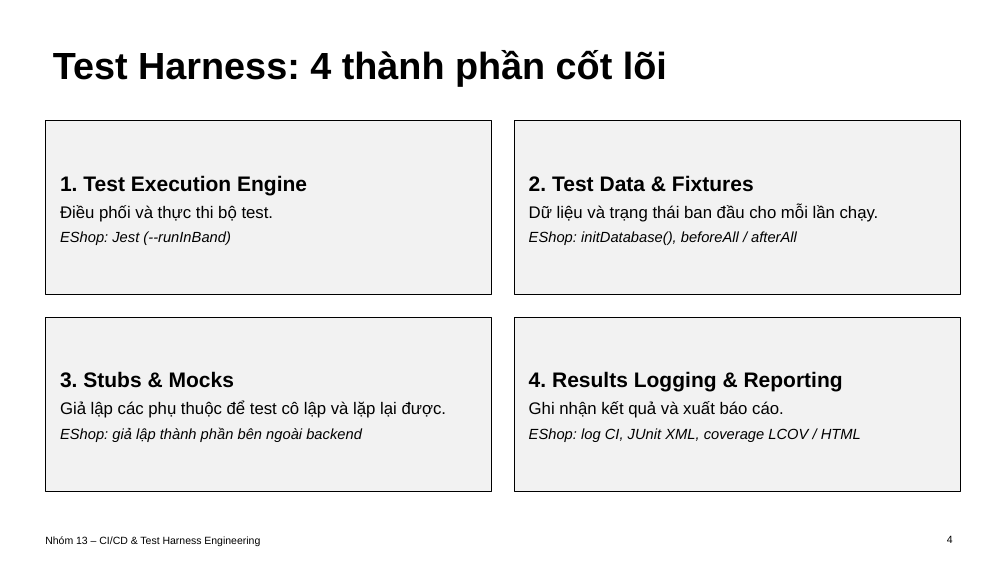
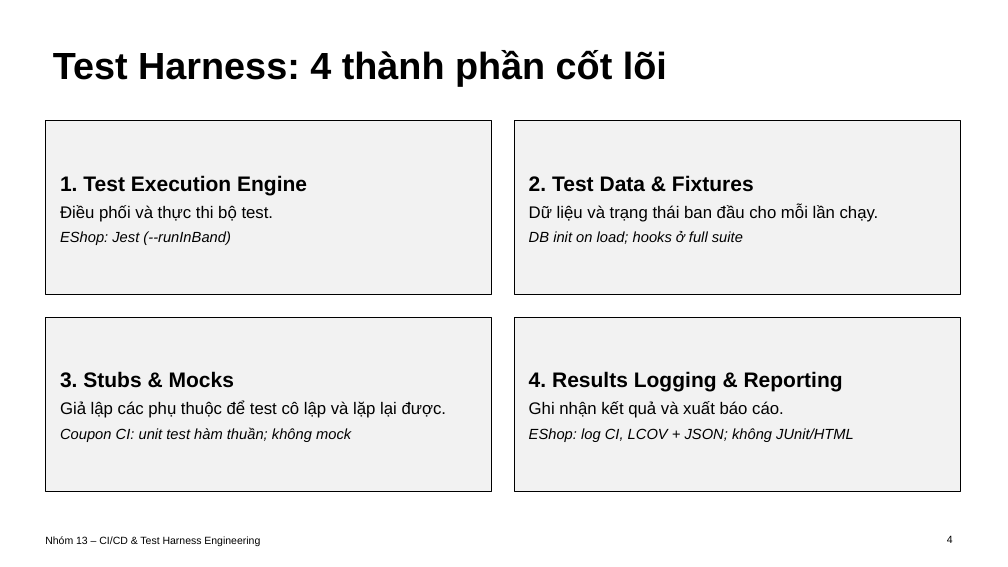
Before and after one commit to SoftwareTesting-Group13/eshop-sut-seminar, a slide deck: slide 4 of docs/seminar_slide.pptx. Drawn at 1008x567 pixels with LibreOffice and Linux fonts; fonts in the diff are those of the drawing. Boxes give left, top, right and bottom in pixels: in the first picture for what was removed or moved away, otherwise in the second. Text is boxed around its words. In the diff, an @@ line names an element or a change of style, - is before the commit and + after.

Commit message:
docs: update seminar slide and evidence after Consistency Cross-Check

```diff
--- a/docs/seminar_slide.pptx
+++ b/docs/seminar_slide.pptx
@@ text in rectangle at box(529, 231, 743, 244): text changed @@
-EShop: initDatabase(), beforeAll / afterAll
+DB init on load; hooks ở full suite
@@ text in rectangle at box(60, 427, 351, 442): text changed @@
-EShop: giả lập thành phần bên ngoài backend
+Coupon CI: unit test hàm thuần; không mock
@@ text in rectangle at box(529, 428, 854, 442): text changed @@
-EShop: log CI, JUnit XML, coverage LCOV / HTML
+EShop: log CI, LCOV + JSON; không JUnit/HTML
```
Also in this commit, not shown: 10 other slides changed, 3 other files.
